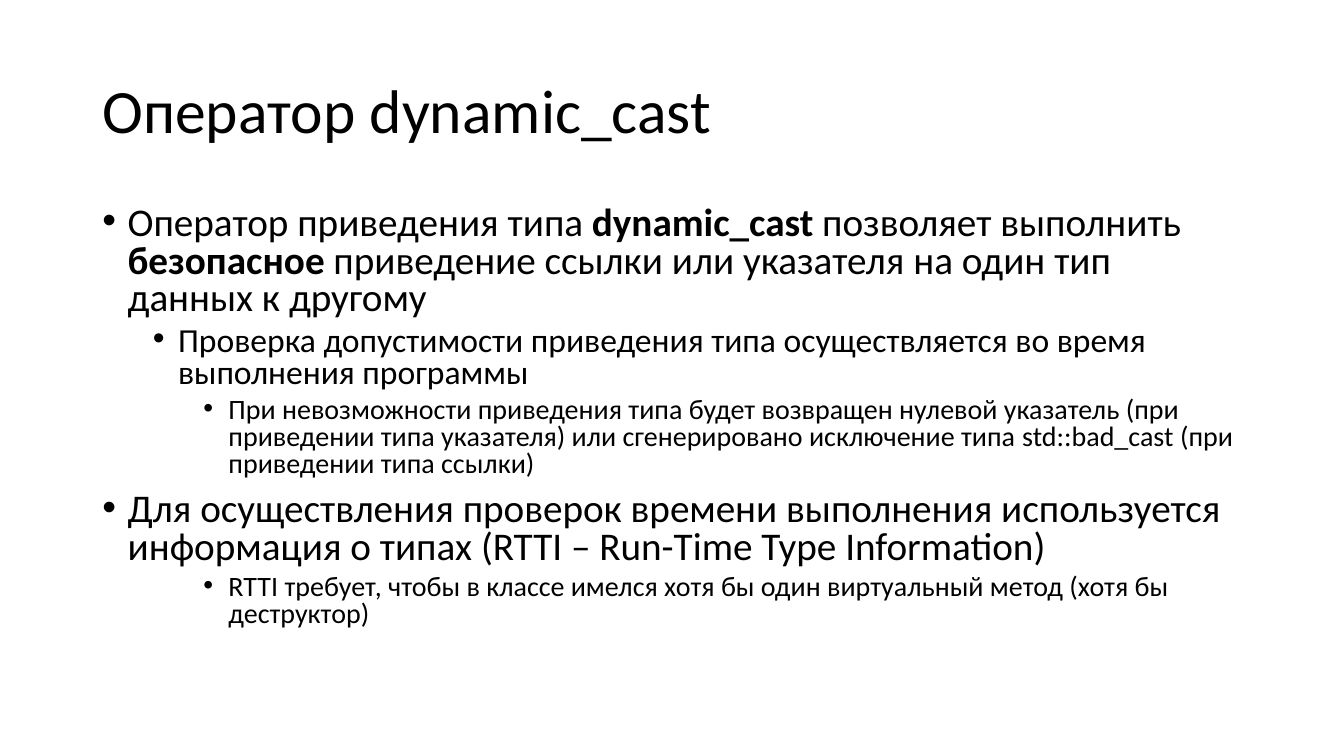
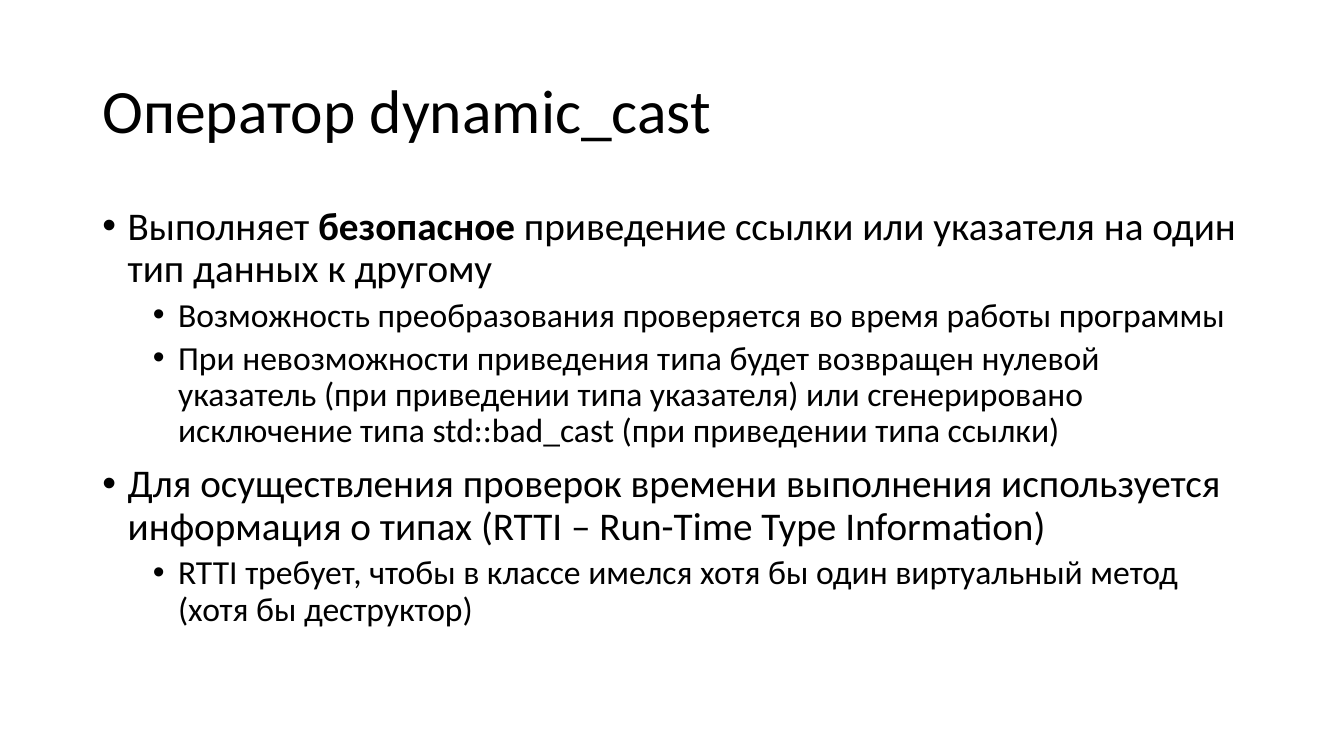
Before and after one commit to alexey-malov/oop, a slide deck: slide 99 of lectures/03/Наследование и полиморфизм.pptx. Drawn at 1344x756 pixels with LibreOffice and Linux fonts; fonts in the diff are those of the drawing. Boxes give left, top, right and bottom in pixels: in the first picture for what was removed or moved away, otherwise in the second. Text is boxed around its words. In the diff, an @@ line names an element or a change of style, - is before the commit and + after.

```diff
--- a/lectures/03/Наследование и полиморфизм.pptx
+++ b/lectures/03/Наследование и полиморфизм.pptx
@@ text at bbox=[128, 213, 1236, 333]: text changed @@
-• Оператор приведения типа dynamic_cast позволяет выполнить безопасное приведение ссылки или указателя на один тип данных к другому
-  • Проверка допустимости приведения типа осуществляется во время выполнения программы
+• Выполняет безопасное приведение ссылки или указателя на один тип данных к другому
+  • Возможность преобразования проверяется во время работы программы
@@ text at bbox=[128, 347, 1220, 627]: size 20 to 24 pt in "При невозможности приведения типа будет возвращен нулевой ...", "RTTI требует, чтобы в классе имелся хотя ..."; list level 3 to 2 in "При невозможности приведения типа будет ..."; line spacing 0.8 to 0.9; list level 3 to 2 in "RTTI требует, чтобы в классе ..." @@
```
Also in this commit, not shown: 8 other slides changed, 9 slides added, 8 slides removed, 11 other files.
